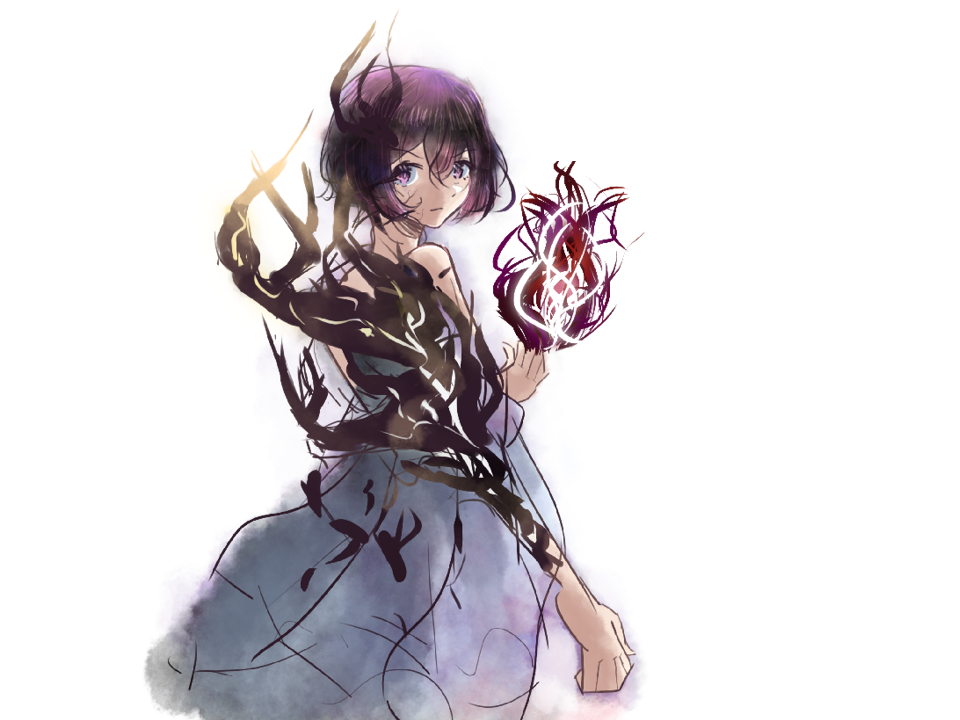
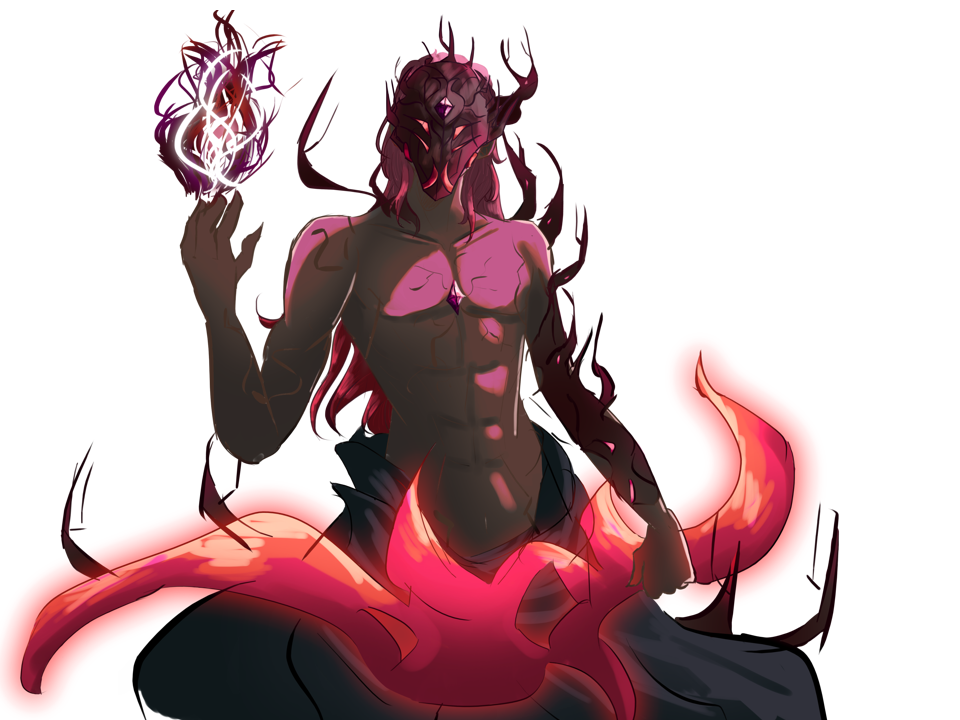
Before/after of a 960x720 layered artwork. What changed in the layer stack:
added layer "Darkness1.png" (1st of 2) above "Darkness.png" over [0, 8, 840, 720]
hid "Darkness.png" (2nd of 3), painted on it over [448, 128, 704, 384]
hid "Group 86 Merged", painted on it over [128, 8, 704, 720]
